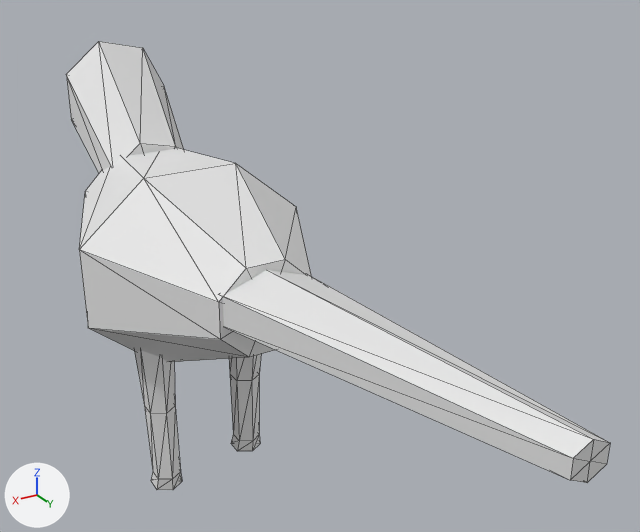
The OBJ model data/animals/gaviao/eat/4.obj: old version first, new version second.
Before and after are seen from a 50 mm camera at (0.436, 1.06, 0.815) aimed at (-0.107, 0.154, 0.362). Arrows for +X, +Y and +Z are at lower left; the lights stay in place. The picture after the commit comes second. Mesh edges are drawn as thin lines. Where no turn or scale is listed for an object, it has been applied to the vertices.

The first picture shows 'gaviao_eat_4'.
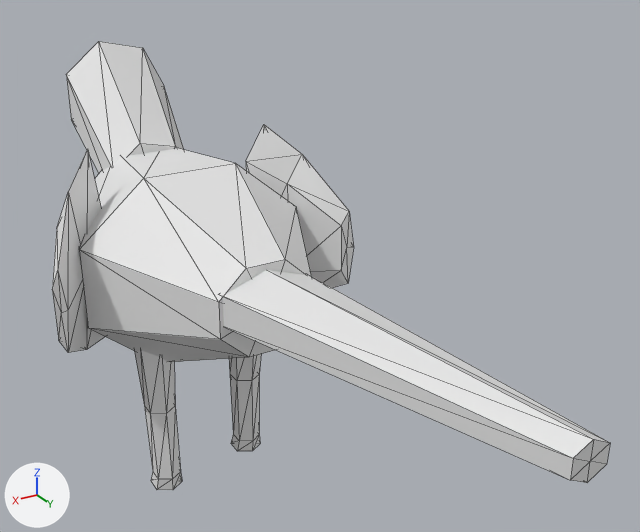
Where the change shows, as pixel boxes (x1, y1, x2, y2) in the pictures (640 x 532 px):
'gaviao_eat_4', reshaped
    before: (66, 41, 610, 490)
    after: (52, 41, 610, 490)
part 1 of me_gaviao_eat_4, added
    after: (246, 124, 353, 288)
part 2 of me_gaviao_eat_4, added
    after: (52, 149, 105, 353)

The edits, one by one:
me_gaviao_eat_4 is used by ob_gaviao_eat_4; location (0.0, 0.0, 0.0).
me_gaviao_eat_4 had 122 vertices, 220 faces and spanned x -0.159..0.159, y -0.438..0.682, z 0.0..0.6.
me_gaviao_eat_4 now has 156 vertices, 280 faces and spans x -0.216..0.214, y -0.438..0.682, z 0.0..0.6.
me_gaviao_eat_4 part 1: a new loose piece of 17 vertices spanning x -0.216..-0.108, y -0.054..0.066, z 0.23..0.501.
me_gaviao_eat_4 part 2: a new loose piece of 17 vertices spanning x 0.103..0.214, y -0.055..0.066, z 0.23..0.501.
